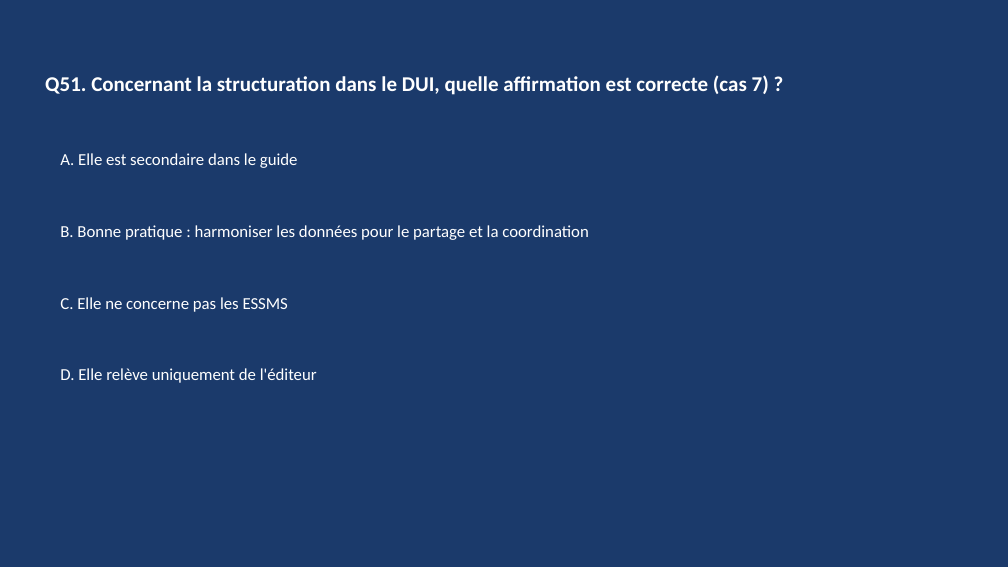
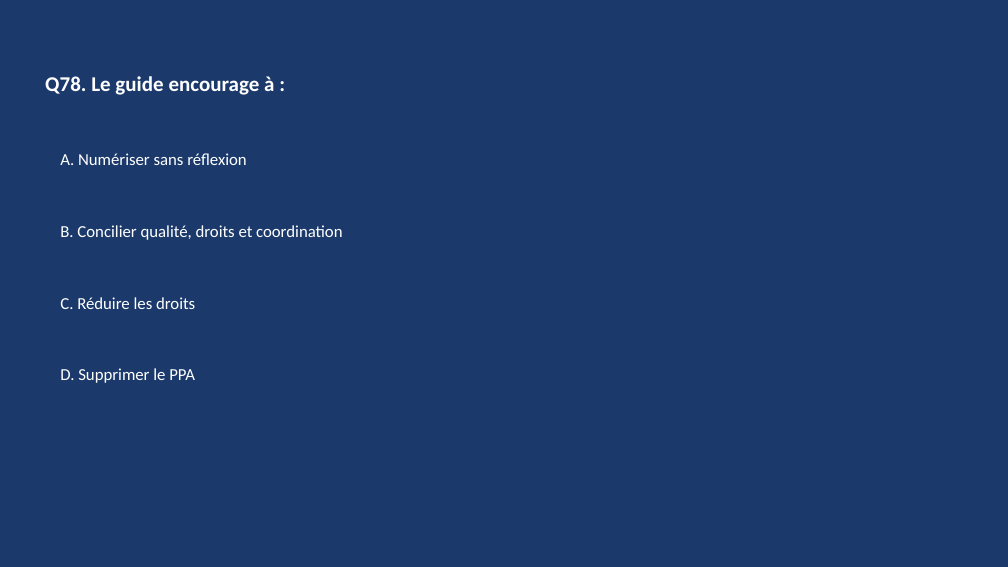
Before and after one commit to RicoBSJ/claude-travail-livrables, a slide deck: slide 155 of Livrables/Quiz/quiz_rbpp_ppa-dui_2026-06-27.pptx (slide 101 before the commit). Drawn at 1008x567 pixels with LibreOffice and Linux fonts; fonts in the diff are those of the drawing. Boxes give left, top, right and bottom in pixels: in the first picture for what was removed or moved away, otherwise in the second. Text is boxed around its words. In the diff, an @@ line names an element or a change of style, - is before the commit and + after.

```diff
--- a/Livrables/Quiz/quiz_rbpp_ppa-dui_2026-06-27.pptx
+++ b/Livrables/Quiz/quiz_rbpp_ppa-dui_2026-06-27.pptx
@@ text at (45, 76, 274, 95): text changed @@
-Q51. Concernant la structuration dans le DUI, quelle affirmation est correcte (cas 7) ?
+Q78. Le guide encourage à :
@@ text at (60, 153, 246, 165): text changed @@
-A. Elle est secondaire dans le guide
+A. Numériser sans réflexion
@@ text at (60, 225, 342, 240): text changed @@
-B. Bonne pratique : harmoniser les données pour le partage et la coordination
+B. Concilier qualité, droits et coordination
@@ text at (60, 297, 195, 309): text changed @@
-C. Elle ne concerne pas les ESSMS
+C. Réduire les droits
@@ text at (60, 368, 195, 383): text changed @@
-D. Elle relève uniquement de l'éditeur
+D. Supprimer le PPA
```
Also in this commit, not shown: 142 other slides changed, 32 slides added, 54 slides removed, 1 other file.
